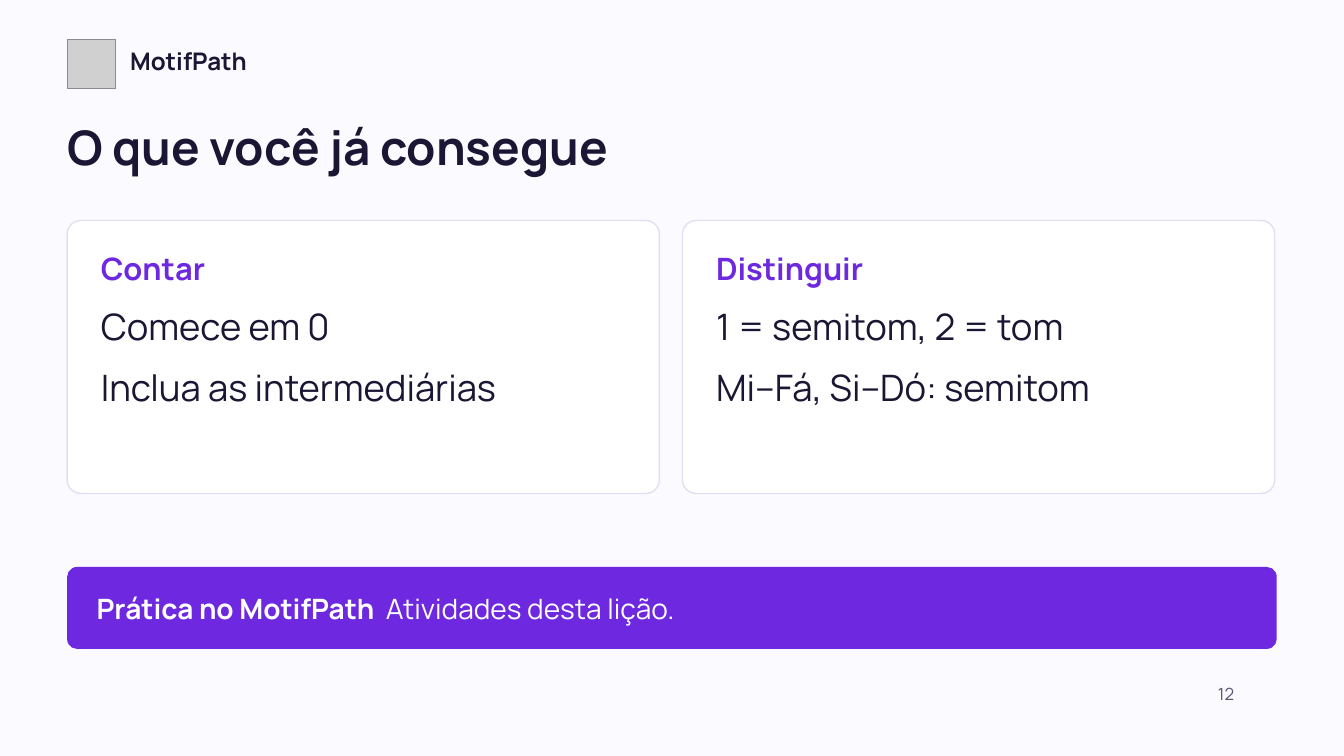
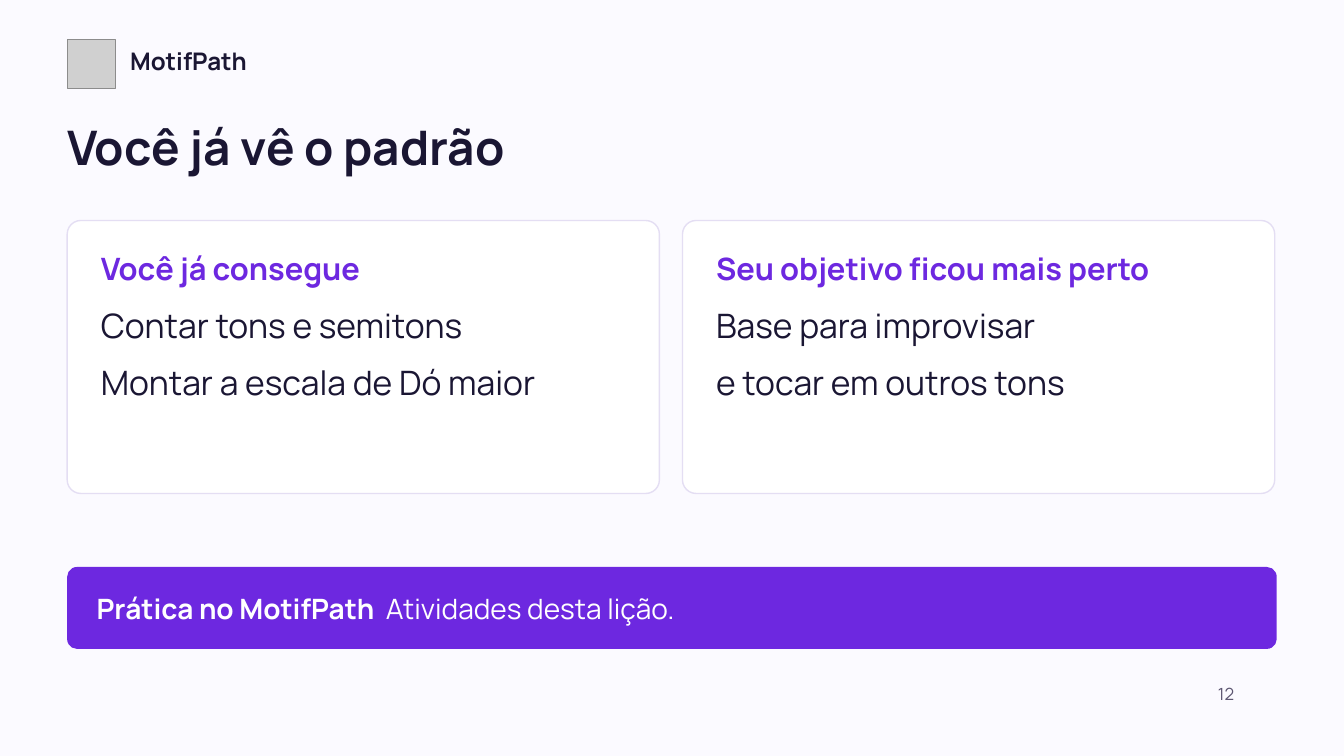
Before and after one commit to motifpath/motifpath-specs, a slide deck: slide 12 of curriculum/content/first-notes/slides/lesson-b.pt-BR.pptx. Drawn at 1344x756 pixels with LibreOffice and Linux fonts; fonts in the diff are those of the drawing; grey boxes stand for pictures. Boxes give left, top, right and bottom in pixels: in the first picture for what was removed or moved away, otherwise in the second. Text is boxed around its words. In the diff, an @@ line names an element or a change of style, - is before the commit and + after.

```diff
--- a/curriculum/content/first-notes/slides/lesson-b.pt-BR.pptx
+++ b/curriculum/content/first-notes/slides/lesson-b.pt-BR.pptx
@@ text at <box>67,126,504,177</box>: text changed @@
-O que você já consegue
+Você já vê o padrão
@@ text at <box>101,255,360,288</box>: text changed @@
-Contar
+Você já consegue
@@ text at <box>716,257,1149,288</box>: text changed @@
-Distinguir
+Seu objetivo ficou mais perto
@@ text at <box>101,313,535,396</box>: text changed; size 26 to 24 pt @@
-Comece em 0
-Inclua as intermediárias
+Contar tons e semitons
+Montar a escala de Dó maior
@@ text at <box>716,313,1064,396</box>: text changed; size 26 to 24 pt @@
-1 = semitom, 2 = tom
-Mi–Fá, Si–Dó: semitom
+Base para improvisar
+e tocar em outros tons
```
Also in this commit, not shown: 5 other slides changed, 7 other files.
